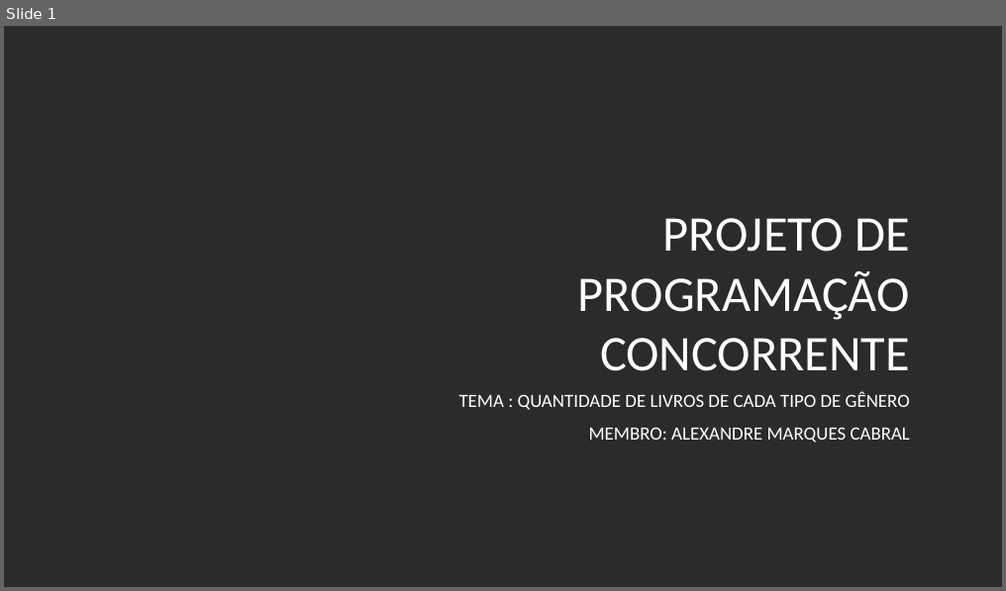
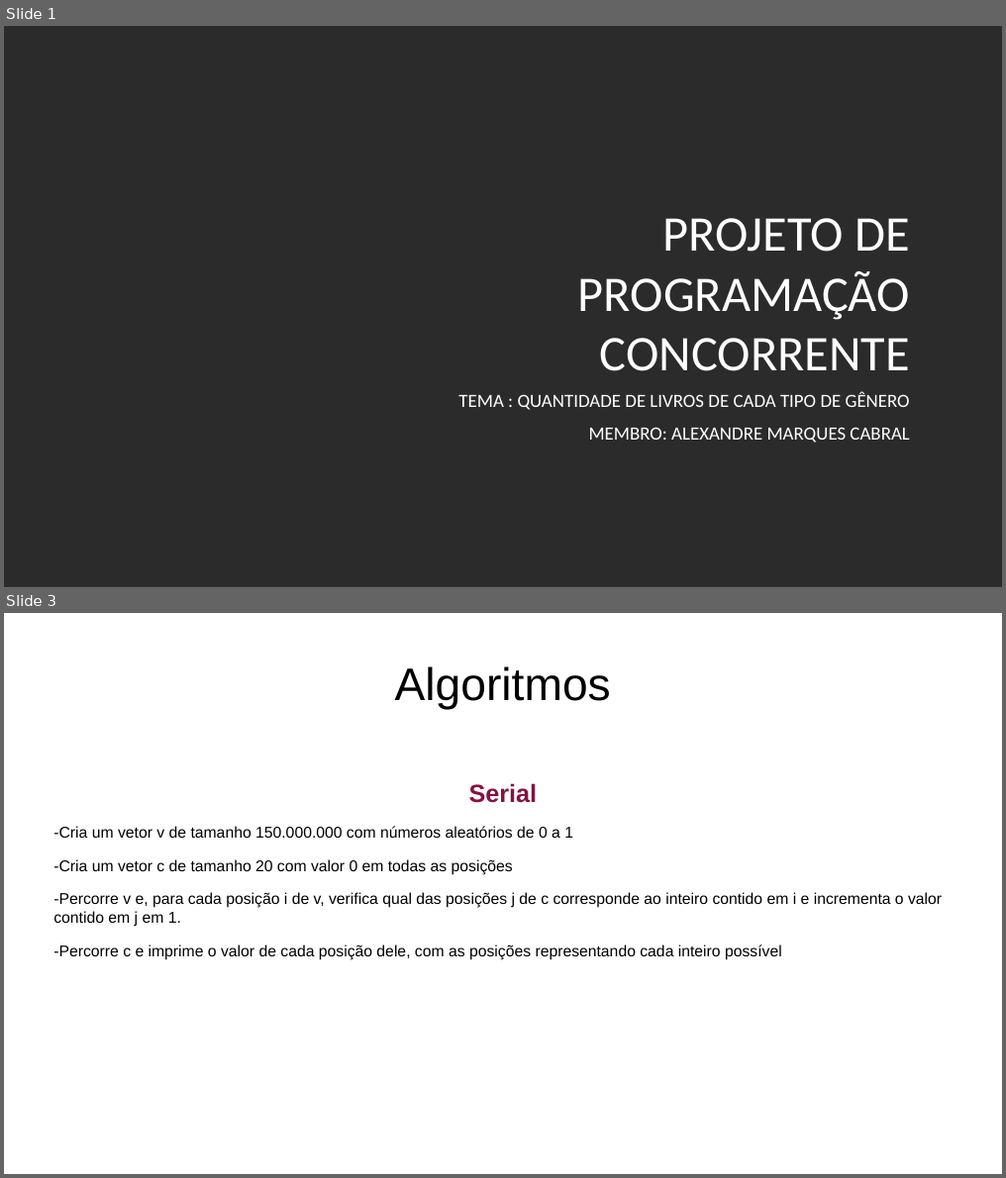
Before and after one commit to Mestos/CC0021-Exercicios, a slide deck: Projeto.pptx. Shown one above the other, each under a label of ours: slide 1 before the commit, slides 1 and 3 after it; the slides between them are not shown. The pictures are 1006x591 and 1006x1178 pixels, drawn with LibreOffice and Linux fonts; fonts in the diff are those of the drawing; background and template pictures are left out; a plain dark background stands for a picture behind light text. Boxes give left, top, right and bottom in pixels: in the first picture for what was removed or moved away, otherwise in the second. Text is boxed around its words. In the diff, an @@ line names an element or a change of style, - is before the commit and + after.

```diff
--- a/Projeto.pptx
+++ b/Projeto.pptx
@@ slide 3 added at <box>4,613,1002,1174</box>, background picture (left out) @@
@@ text added at <box>395,666,611,710</box>, 44 pt, text #000000 @@
+Algoritmos
@@ text added at <box>54,783,942,960</box>, 15 pt, text #000000 @@
+Serial
+-Cria um vetor v de tamanho 150.000.000 com números aleatórios de 0 a 1
+-Cria um vetor c de tamanho 20 com valor 0 em todas as posições
+-Percorre v e, para cada posição i de v, verifica qual das posições j de c corresponde ao inteiro contido em i e incrementa o valor contido em j em 1.
+-Percorre c e imprime o valor de cada posição dele, com as posições representando cada inteiro possível
```
Also in this commit, not shown: 1 slide changed, 5 other slides added.
